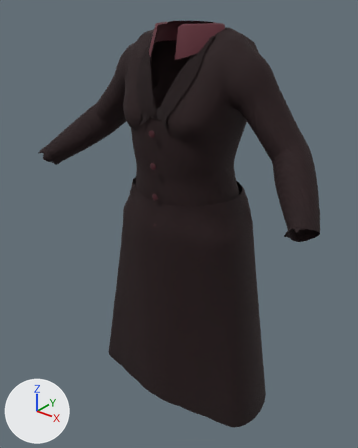
The glTF model game/assets/characters/cast/cam_ortiz/cam_ortiz__c_over.gltf as it was, and as the next commit left it.
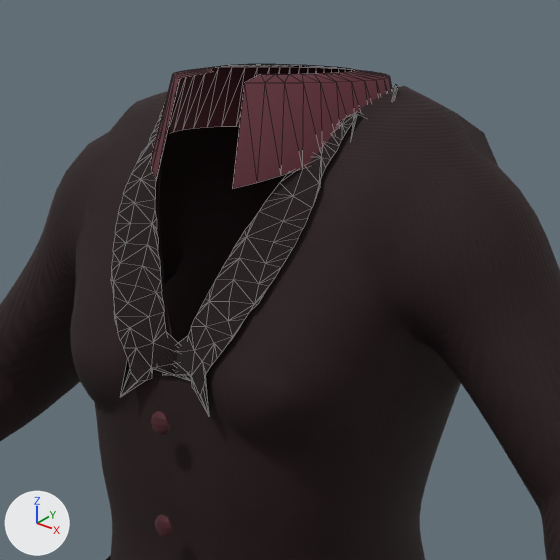
Each version is shown whole from a camera (50 mm lens) standing at (0.851, -1.13, 1.516) and looking at (-0.014, -0.05, 0.846), then close up on the part from 28% to 78% of the width and 0% to 40% of the height. The lights are fixed; the arrows at lower left show +X, +Y and +Z. The last two pictures show the newer version. The close-ups show mesh edges as thin lines.

Objects in the first close-up: 'CoatTop', 'Collar.001', 'Lapels' and 1 more.
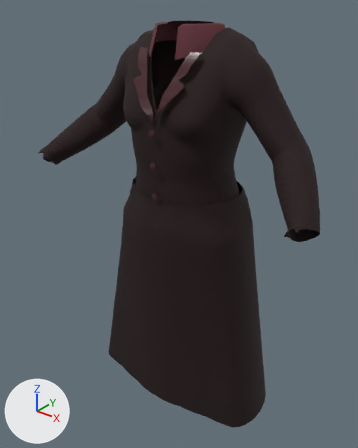
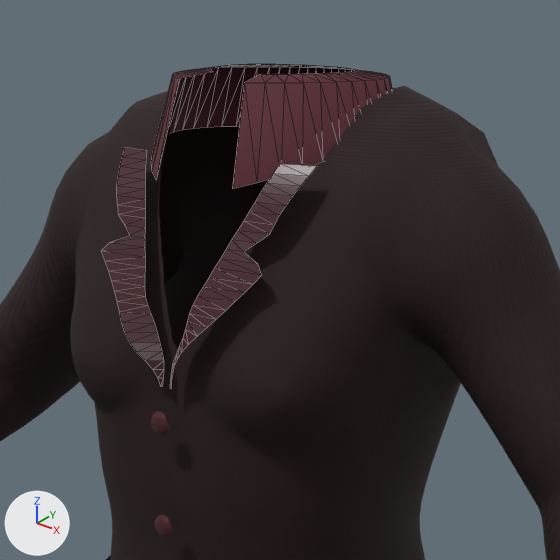
The change, as a list of edits to the scene's bpy script:
```text
Add img_cast_cam_ortiz_cam_ortiz_c_over_collar_normal:
    img_cast_cam_ortiz_cam_ortiz_c_over_collar_normal = load_image('cast_cam_ortiz_cam_ortiz_c_over_collar_normal', '../adela_voss/cast_adela_voss_adela_voss_a_over_buttons_0_normal.png', 16, 16, 'Non-Color')
Add img_cast_cam_ortiz_cam_ortiz_c_over_buttons_1_roughness:
    img_cast_cam_ortiz_cam_ortiz_c_over_buttons_1_roughness = load_image('cast_cam_ortiz_cam_ortiz_c_over_buttons_1_roughness', '../adela_voss/cast_adela_voss_adela_voss_a_over_buttons_0_roughness.png', 16, 16, 'Non-Color')
Add img_cast_cam_ortiz_cam_ortiz_c_over_revers_2_albedo:
    img_cast_cam_ortiz_cam_ortiz_c_over_revers_2_albedo = load_image('cast_cam_ortiz_cam_ortiz_c_over_revers_2_albedo', 'cast_cam_ortiz_cam_ortiz_c_over_revers_2_albedo.png', 16, 16, 'sRGB')
Add mat_cast_cam_ortiz_cam_ortiz_c_over_revers_2:
    mat_cast_cam_ortiz_cam_ortiz_c_over_revers_2 = bpy.data.materials.new('cast_cam_ortiz_cam_ortiz_c_over_revers_2')
    # uses the picture img_cast_cam_ortiz_cam_ortiz_c_over_buttons_1_roughness
    # uses the picture img_cast_cam_ortiz_cam_ortiz_c_over_collar_normal
    # uses the picture img_cast_cam_ortiz_cam_ortiz_c_over_revers_2_albedo
Add me_trim_003:
    me_trim_003.from_pydata(...)  # 104 vertices, 100 faces; spans x -0.1..0.1, y -0.185..-0.105, z 1.189..1.364
    me_trim_003.materials.append(mat_cast_cam_ortiz_cam_ortiz_c_over_revers_2)
Remove ob_lapels:
    ob_lapels = bpy.data.objects.new('Lapels', me_lapels)
    ob_lapels.location = (0.0, 0.0, 0.0)
Add ob_trim_revers_2:
    ob_trim_revers_2 = bpy.data.objects.new('Trim_Revers_2', me_trim_003)
    ob_trim_revers_2.location = (0.0, 0.0, 0.0)
```

Changed parts and their boxes [x1, y1, x2, y2] in the close-ups (560 x 560 px):
'Lapels', deleted
    before: [111, 84, 397, 415]
'Trim_Revers_2', added (brown)
    after: [101, 147, 317, 389]
